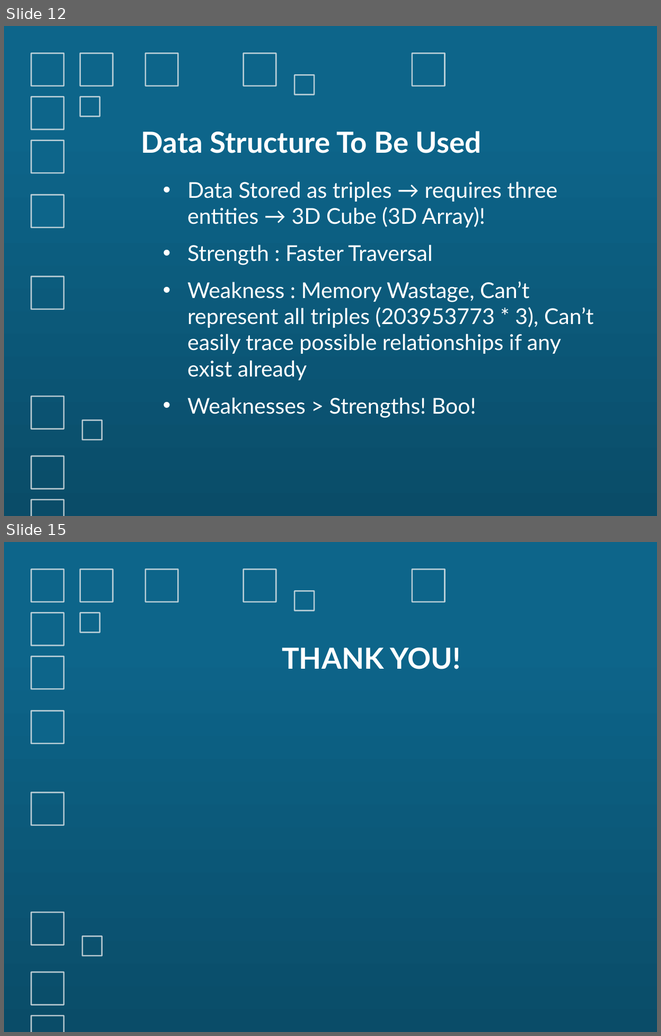
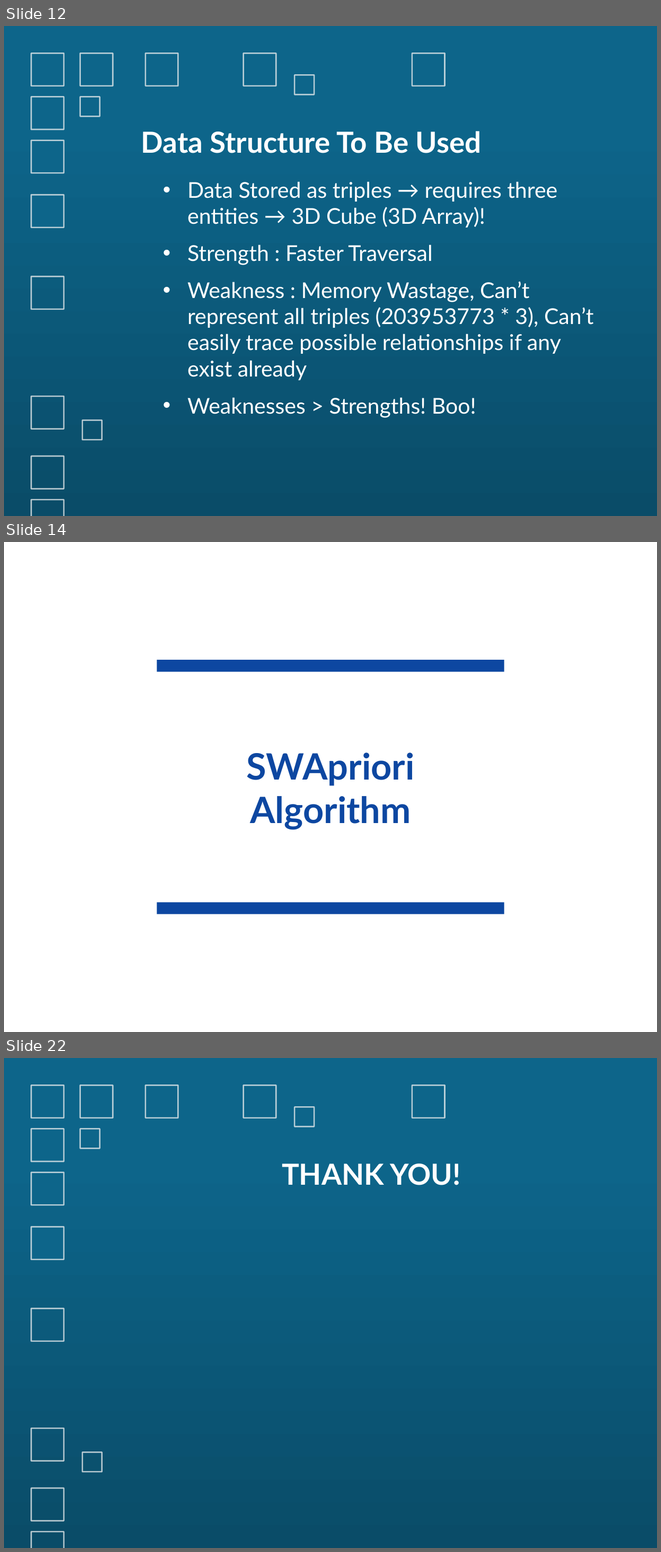
Before and after one commit to LeonDsouza/SWAR, a slide deck: Presentation/SEMANTIC WEB MINING.pptx. Shown one above the other, each under a label of ours: slides 12 and 15 before the commit, slides 12, 14 and 22 after it; the slides between them are not shown. The pictures are 661x1036 and 661x1552 pixels, drawn with LibreOffice and Linux fonts; fonts in the diff are those of the drawing. Boxes give left, top, right and bottom in pixels: in the first picture for what was removed or moved away, otherwise in the second. Text is boxed around its words. In the diff, an @@ line names an element or a change of style, - is before the commit and + after.

```diff
--- a/Presentation/SEMANTIC WEB MINING.pptx
+++ b/Presentation/SEMANTIC WEB MINING.pptx
@@ slide 14 added at bbox=[4, 542, 657, 1032], background #FFFFFF; not listed: 1 template element that a slide beside it also shows @@
@@ rectangle added at bbox=[4, 542, 657, 1032], fill #FFFFFF @@
@@ rectangle added at bbox=[157, 660, 504, 671], fill #0D47A1 @@
@@ title added at bbox=[246, 752, 414, 830], 40 pt, text #0D47A1, bold @@
+SWApriori Algorithm
@@ rectangle added at bbox=[157, 902, 504, 914], fill #0D47A1 @@
@@ what was slide 15 is now slide 22 @@
```
Also in this commit, not shown: 1 slide changed, 6 other slides added.
